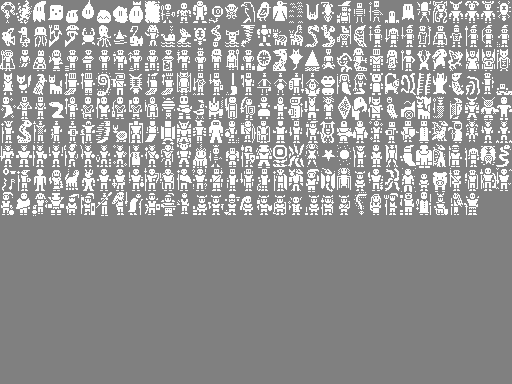
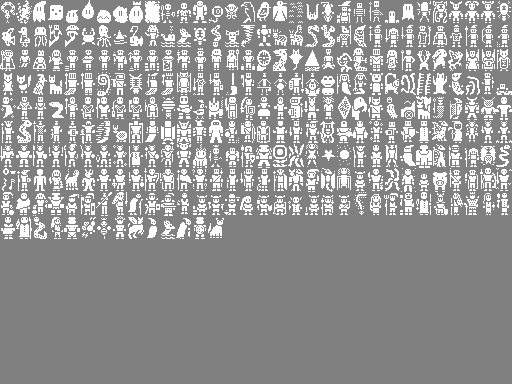
Layers edited between the first and the second 512x384 image:
painted on "Background" over [1, 192, 509, 239]
